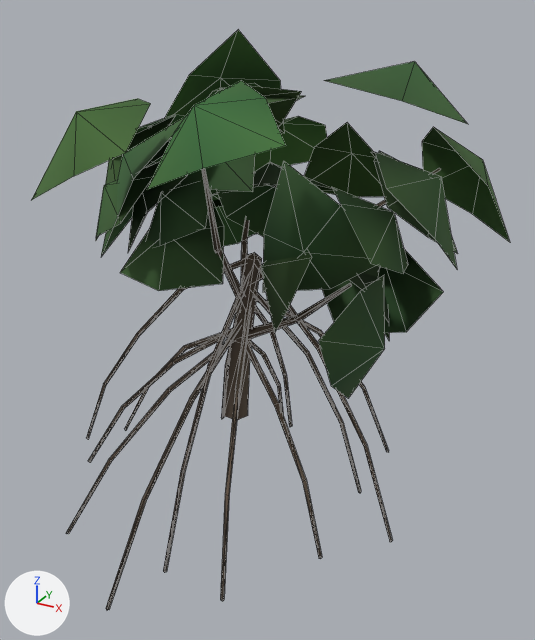
Renders of the glTF model public/ark/assets/v1/trees/mangrove-b.lod2.glb from each side of a commit.
Before and after are seen from a camera (50 mm lens) standing at (4.83, -7.83, 6.59) and looking at (0.49, 0.06, 2.64). Arrows for +X, +Y and +Z are at lower left; the lights stay in place. The older version comes first. Mesh edges are drawn as thin lines.
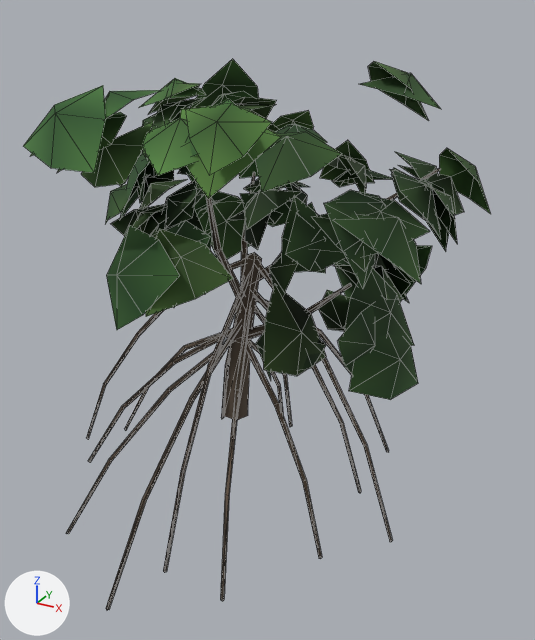
Changed parts and their boxes (x1, y1, x2, y2) in the pictures (535 x 640 px):
'Mesh_0', reshaped: before (32, 29, 510, 610); after (23, 59, 491, 610)
part 1 of me_mesh_0, built on: before (144, 140, 398, 348); after (23, 61, 464, 400)
part 2 of me_mesh_0, recoloured: before (32, 29, 510, 399); after (57, 59, 491, 373)

The change, as a list of edits to the scene's bpy script:
```text
Change me_mesh_0:
    used by ob_mesh_0; location = (0.0, 0.0, 0.0)
    remove me_mesh_0.from_pydata(...)  # 486 vertices, 595 faces; spans x -2.89..3.2, y -2.89..2.96, z -0.26..6.21
    add me_mesh_0.from_pydata(...)  # 955 vertices, 997 faces; spans x -2.89..2.9, y -2.89..2.56, z -0.26..5.91
    me_mesh_0 part 1: 245 vertices moved from x -1.98..3.2, y -2.48..2.96, z 2.1..6.21 to x -1.75..2.9, y -2.26..2.56, z 2.48..5.85; 469 vertices added at x -1.76..2.79, y -2.63..2.22, z 2.31..5.91
    me_mesh_0 part 2: 182 kept faces spanning x -1.75..2.9, y -2.26..2.56, z 2.48..5.85 get new vertex colours; the middle colour goes from dark green #39612e to dark green #36582b
```
